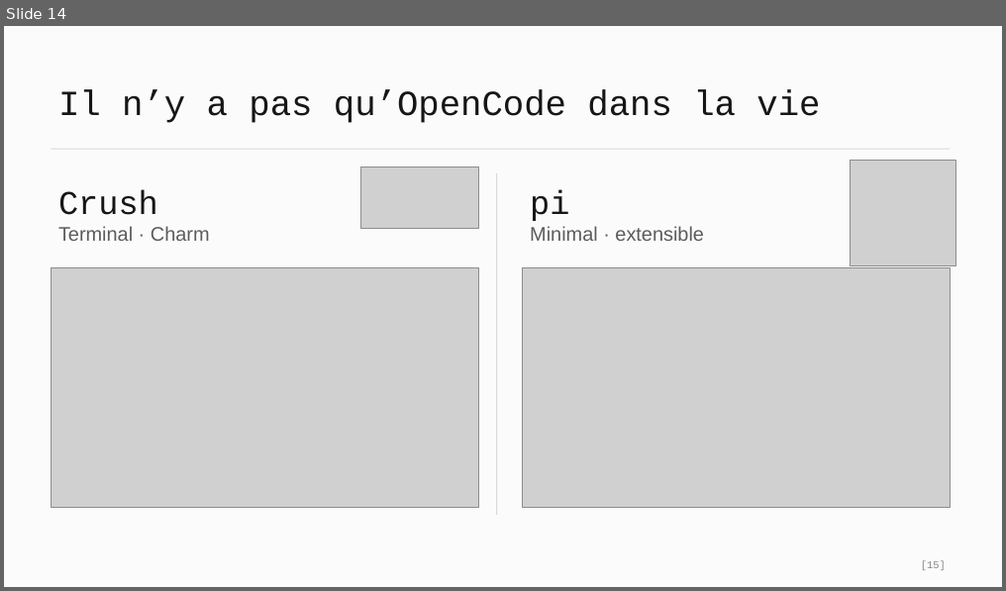
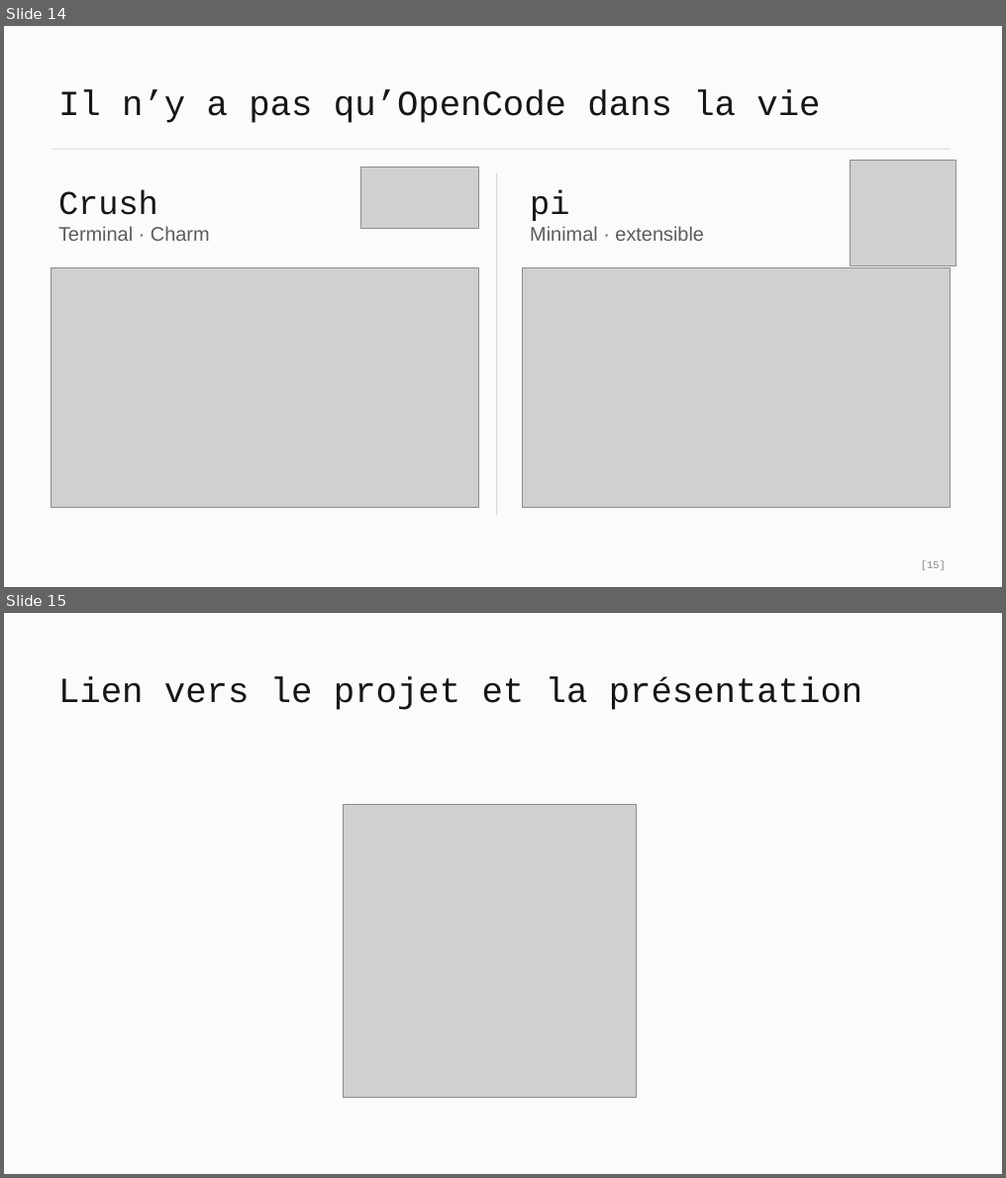
Before and after one commit to youenchene/ces-opencode-c64demo, a slide deck: slides/opencode-template.odp. Shown one above the other, each under a label of ours: slide 14 before the commit, slides 14 and 15 after it. The pictures are 1006x591 and 1006x1178 pixels, drawn with LibreOffice and Linux fonts; fonts in the diff are those of the drawing; grey boxes stand for pictures. Boxes give left, top, right and bottom in pixels: in the first picture for what was removed or moved away, otherwise in the second. Text is boxed around its words. In the diff, an @@ line names an element or a change of style, - is before the commit and + after.

Commit message:
Add bouncing portraits, standalone intro, and presentation updates

```diff
--- a/slides/opencode-template.odp
+++ b/slides/opencode-template.odp
@@ slide 15 added at (x1=4, y1=613, x2=1002, y2=1174), background #FBFBFB @@
@@ text added at (x1=58, y1=677, x2=863, y2=710), 34 pt, text #161616 @@
+Lien vers le projet et la présentation
@@ picture added at (x1=344, y1=805, x2=636, y2=1097) @@
```
Also in this commit, not shown: 19 other files.
